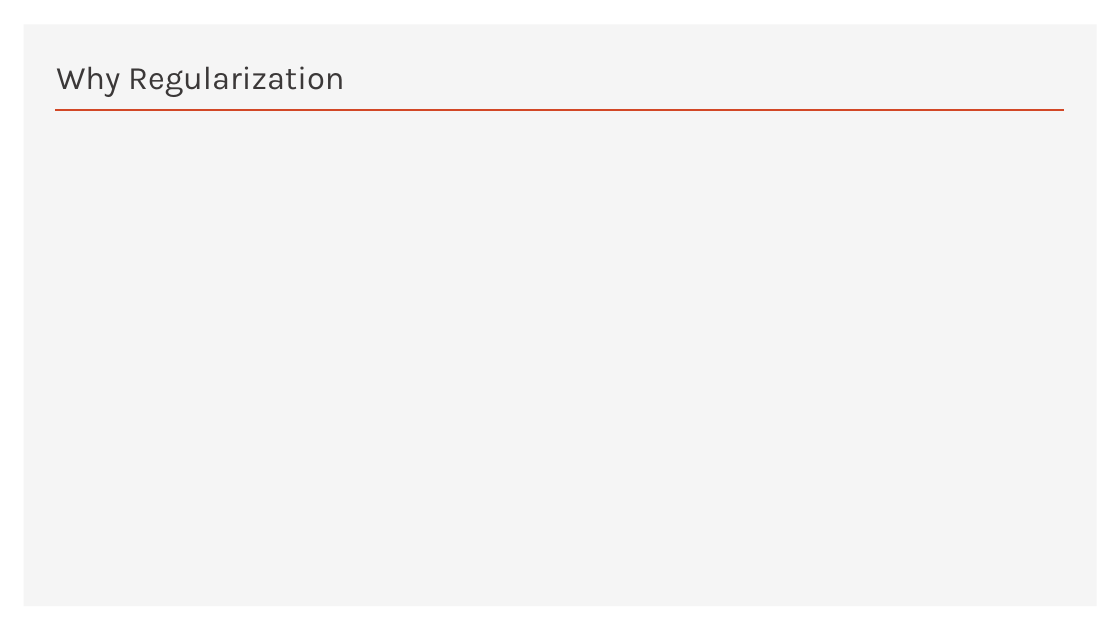
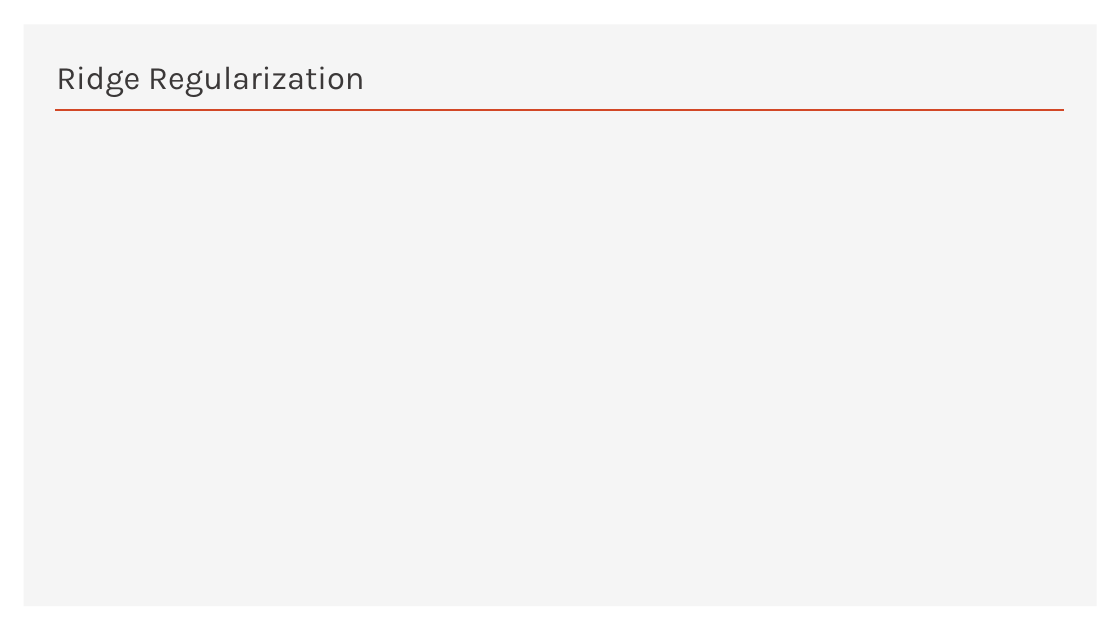
Before and after one commit to ichenwang/ml-course, a slide deck: slide 30 of lecture-2-linear-regression/slides/lecture-2-linear-regression.pptx (slide 26 before the commit). Drawn at 1120x630 pixels with LibreOffice and Linux fonts; fonts in the diff are those of the drawing. Boxes give left, top, right and bottom in pixels: in the first picture for what was removed or moved away, otherwise in the second. Text is boxed around its words. In the diff, an @@ line names an element or a change of style, - is before the commit and + after.

```diff
--- a/lecture-2-linear-regression/slides/lecture-2-linear-regression.pptx
+++ b/lecture-2-linear-regression/slides/lecture-2-linear-regression.pptx
@@ title at bbox=[56, 66, 364, 97]: text changed @@
-Why Regularization
+Ridge Regularization
```
Also in this commit, not shown: 3 other slides changed, 6 slides added.
